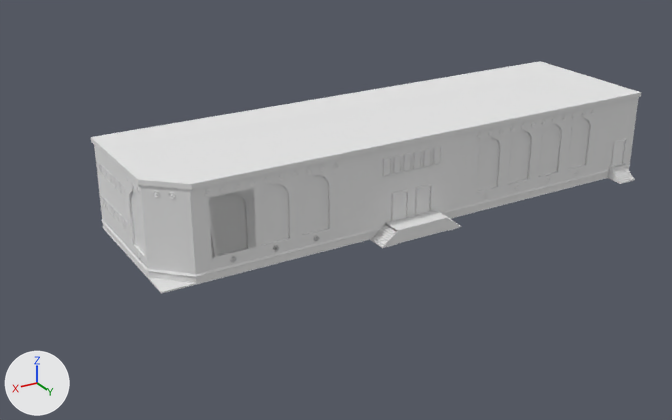
Two versions of the Blender file Assets/Models/teater_del1.blend, one commit apart.
The view is the same before and after, from a 50 mm lens placed at (17.2, 46.3, 24.5), pointed at (-12.8, -3.7, -0.5). Lighting does not change. The marker at lower left points along +X, +Y and +Z.
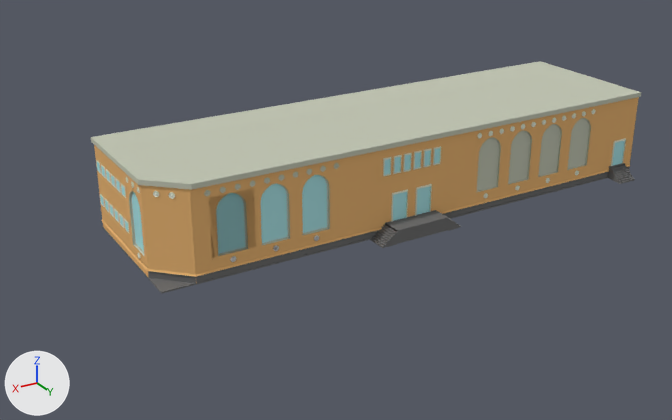
Location of each change, [x1, y1, x2, y2] in pixels of the pictures (672 x 420 px; the box of a moved part takes in the faces that stretch with it):
'Cube.008', recoloured: [370, 210, 461, 248] in both
'Cube.007', recoloured (white to grey): [102, 177, 608, 294] in both
'Cube.013', recoloured: [608, 163, 635, 184] in both
part 1 of me_cube_005, recoloured: [391, 184, 432, 222] in both
part 2 of me_cube_005, recoloured (grey to cyan): [393, 186, 431, 221] in both
part 3 of me_cube_001, moved or reshaped: [349, 97, 639, 243] in both
part 4 of me_cube_001, recoloured: [94, 145, 630, 283] in both
part 5 of me_cube_001, recoloured (grey to cyan): [132, 175, 327, 254] in both
part 6 of me_cube_001, recoloured (white to grey): [91, 61, 641, 257] in both
part 7 of me_cube_001, recoloured: [148, 238, 349, 283] in both
part 8 of me_cube_012, recoloured: [479, 107, 593, 151] in both
part 9 of me_cube_012, recoloured: [476, 118, 591, 192] in both

Diff of the bpy script that builds the scene:
```diff
--- a/Assets/Models/teater_del1.blend.py
+++ b/Assets/Models/teater_del1.blend.py
@@ mat_white_ish_conrete @@
+mat_white_ish_conrete = diffuse_material('white_ish conrete')
+mat_white_ish_conrete.base_color = (0.546, 0.57, 0.461)  # light grey #c3c7b5
@@ mat_basic_white @@
+mat_basic_white = diffuse_material('basic white')
+mat_basic_white.base_color = (0.756, 0.8, 0.672)  # white #e1e7d6
@@ me_cube_014 @@
 me_cube_014.from_pydata(...)  # 49 vertices, 45 faces; spans x 1.44..3.03, y -1.03..0.46, z -1.05..-0.09
+me_cube_014.materials.append(mat_dark_concrete)  # grey #707070
@@ me_cube_005 @@
 me_cube_005.from_pydata(...)  # 16 vertices, 14 faces; spans x 0.32..1.52, y -1.0..1.05, z -1.0..1.0
+# me_cube_005 part 1: 13 of the faces centred in x 0.32..1.52, y -1.0..1.03, z -1.0..1.0 switch from no material to mat_basic_white (white #e1e7d6)
+# me_cube_005 part 2: the 1 face centred in x 0.92, y 0.96, z 0.0 switches from no material to mat_glass (cyan #ace4e7)
+me_cube_005.materials.append(mat_glass)  # cyan #ace4e7
@@ me_cube_002 @@
 me_cube_002.from_pydata(...)  # 49 vertices, 36 faces; spans x 0.0..3.03, y -1.03..0.46, z -1.05..-0.09
+me_cube_002.materials.append(mat_dark_concrete)  # grey #707070
@@ me_cube @@
 me_cube.from_pydata(...)  # 8 vertices, 6 faces; spans x -35.6..1.0, y -8.5..1.9, z -1.0..-0.9
+me_cube.materials.append(mat_dark_concrete)  # grey #707070
@@ me_cube_001 @@
 # used by ob_cube_001; location = (-9.31, 0.97, 0.87); rotation_euler = (0.0, 0.0, 1.571), in degrees (0, 0, 90)
-me_cube_001.from_pydata(...)  # 452 vertices, 267 faces, 12 loose edges; spans x -9.4..1.1, y -11.4..25.4, z -1.0..5.1
+me_cube_001.from_pydata(...)  # 459 vertices, 267 faces, 12 loose edges; spans x -9.4..1.1, y -11.4..25.4, z -1.0..5.1
+# me_cube_001 part 3
+# 5 vertices are removed from x 1.0, y 1.0..20.8, z -1.0..0.4
+# 12 faces are deleted
+# 12 vertices are added at x 1.0, y 1.0..25.3, z -1.0..4.8
+# 10 new faces join them, mat_teater_wall_1 (beige #e7b475)
+# 2 new faces join them, mat_dark_concrete (grey #707070)
+# me_cube_001 part 4: 99 faces spanning x -9.4..1.1, y -11.4..25.4, z -1.0..5.1 switch from mat_material (white #e7e7e7) to mat_teater_wall_1 (beige #e7b475)
+# me_cube_001 part 5: 4 faces spanning x -3.2..0.9, y -11.1..-0.5, z 0.3..4.0 switch from mat_material (white #e7e7e7) to mat_glass (cyan #ace4e7)
+# me_cube_001 part 6: 150 faces spanning x -9.4..1.1, y -11.4..25.4, z 0.2..5.1 switch from mat_material (white #e7e7e7) to mat_white_ish_conrete (light grey #c3c7b5)
+# me_cube_001 part 7: 2 faces spanning x -1.0..1.0, y -11.3..1.0, z -1.0..-0.5 switch from mat_material (white #e7e7e7) to mat_dark_concrete (grey #707070)
@@ me_cube_012 @@
 me_cube_012.from_pydata(...)  # 63 vertices, 38 faces; spans x -9.07..1.03, y -11.27..-0.41, z -0.49..4.83
 # used by ob_cube_011; location = (-22.45, 0.95, 0.87); rotation_euler = (0.0, 0.0, 1.571), in degrees (0, 0, 90)
+# me_cube_012 part 8: the 1 face centred in x 1.02, y -1.35, z 3.76 switches from mat_material_001 (white #e7e7e7) to mat_teater_wall_1 (beige #e7b475)
+# me_cube_012 part 9: all 37 faces centred in x 0.88..0.96, y -2.29..-0.42, z 0.39..4.06 switch from mat_material_001 (white #e7e7e7) to mat_white_ish_conrete (light grey #c3c7b5)
+me_cube_012.materials.append(mat_teater_wall_1)  # beige #e7b475
```
